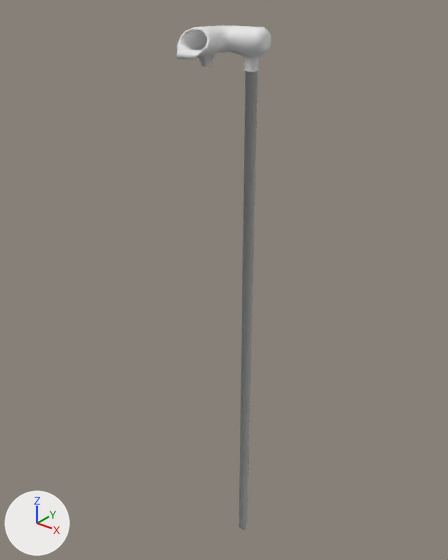
The Blender file Assets/models/first_area/first_area_terrain2.blend: old version first, new version second.
The view is the same before and after, from a 50 mm lens placed at (33.6, -39.7, 5.8), pointed at (0.1, 2.1, -20.1). The lights are fixed; the arrows at lower left show +X, +Y and +Z.
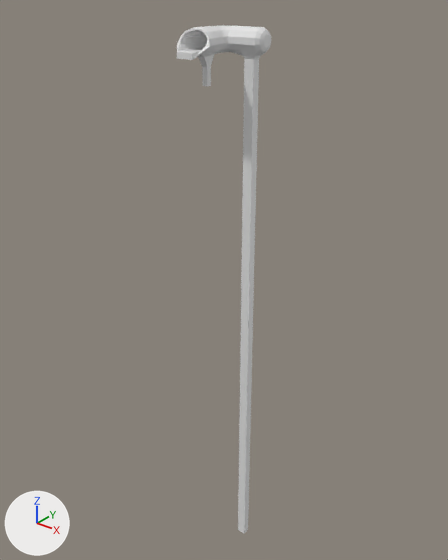
The change, as JSON lines over the scene's bpy script:
```json
{"block": "me_cylinder", "where": "# used by ob_cylinder; location = (0.0, 0.0, 0.0); rotation_euler = (1.571, 0.0, 0.0), in degrees (90, 0, 0)"}
{"block": "me_cylinder", "where": "# verts and faces of me_cylinder; kept vertices keep their numbers, new ones are numbered from 256"}
{"block": "me_cylinder", "where": "# before: 84 (0.3, -0.5, 0.2) at pixel (207, 67), 85 (0.3, -0.5, -0.3) at pixel (210, 66), 86 (-0.3, -0.5, 0.2) at pixel (202, 66), 87 (-0.3, -0.5, -0.3), 172 (2.4, 0.1, -1.9) at pixel (244, 58)"}
{"block": "me_cylinder", "where": "# before: 173 (3.3, 0.1, -2.0) at pixel (253, 59), 174 (2.4, 0.1, -2.6), 175 (3.3, 0.1, -2.7) at pixel (259, 58), 176 (2.4, -0.8, -1.9) at pixel (244, 71), 177 (3.2, -0.8, -2.0) at pixel (253, 71)"}
{"block": "me_cylinder", "where": "# before: 178 (2.4, -0.8, -2.6), 179 (3.2, -0.8, -2.7) at pixel (258, 70)"}
{"op": "remove", "block": "me_cylinder", "code": "me_cylinder.from_pydata(...)  # 256 vertices, 244 faces; spans x -1.7..4.2, y -51.0..2.5, z -3.3..2.5"}
{"op": "add", "block": "me_cylinder", "code": "me_cylinder.from_pydata(...)  # 260 vertices, 248 faces; spans x -1.7..4.2, y -51.4..2.5, z -3.3..2.5"}
{"block": "me_cylinder", "change": "me_cylinder part 1"}
{"op": "add", "block": "me_cylinder", "code": "delete_vertices([*range(176, 180)])  # with the faces that use them"}
{"op": "add", "block": "me_cylinder", "code": "for new, old in zip([*range(256, 260)], [*range(84, 88)]): verts[new] = verts[old] + (0.0, -1.5, 0.0)"}
{"op": "add", "block": "me_cylinder", "code": "verts[260] = (2.4, -51.4, -1.9)  # pixel (238, 530)"}
{"op": "add", "block": "me_cylinder", "code": "verts[261] = (3.2, -51.4, -2.0)  # pixel (244, 533)"}
{"op": "add", "block": "me_cylinder", "code": "verts[262] = (2.4, -51.4, -2.6)"}
{"op": "add", "block": "me_cylinder", "code": "verts[263] = (3.2, -51.4, -2.7)  # pixel (248, 529)"}
{"op": "add", "block": "me_cylinder", "code": "faces += [(174, 175, 263, 262), (173, 261, 263, 175), (172, 260, 261, 173), (172, 174, 262, 260), (84, 86, 258, 256), (86, 87, 259, 258)]"}
{"op": "add", "block": "me_cylinder", "code": "faces += [(85, 257, 259, 87), (84, 256, 257, 85)]"}
{"block": "me_cylinder", "change": "me_cylinder part 2: 240 kept faces spanning x -1.7..4.2, y -51.0..2.5, z -3.3..2.5 are now shaded flat"}
```

Location of each change, [x1, y1, x2, y2] in pixels of the pictures (448 x 560 px):
```json
{"object": "Cylinder", "change": "reshaped", "before": [177, 26, 271, 530], "after": [177, 26, 271, 534]}
{"part": 1, "of": "me_cylinder", "change": "built on", "before": [244, 59, 259, 72], "after": [202, 59, 259, 534]}
{"part": 2, "of": "me_cylinder", "change": "shading changed", "before": [177, 27, 262, 530], "after": [177, 27, 262, 67]}
```
